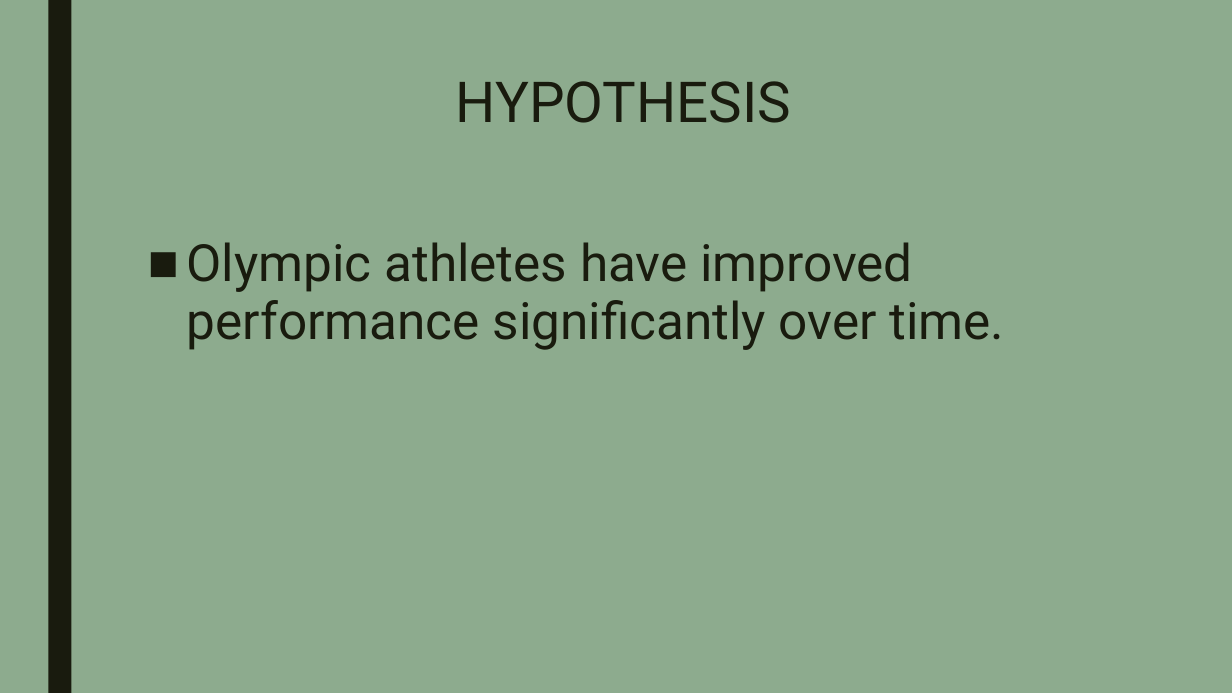
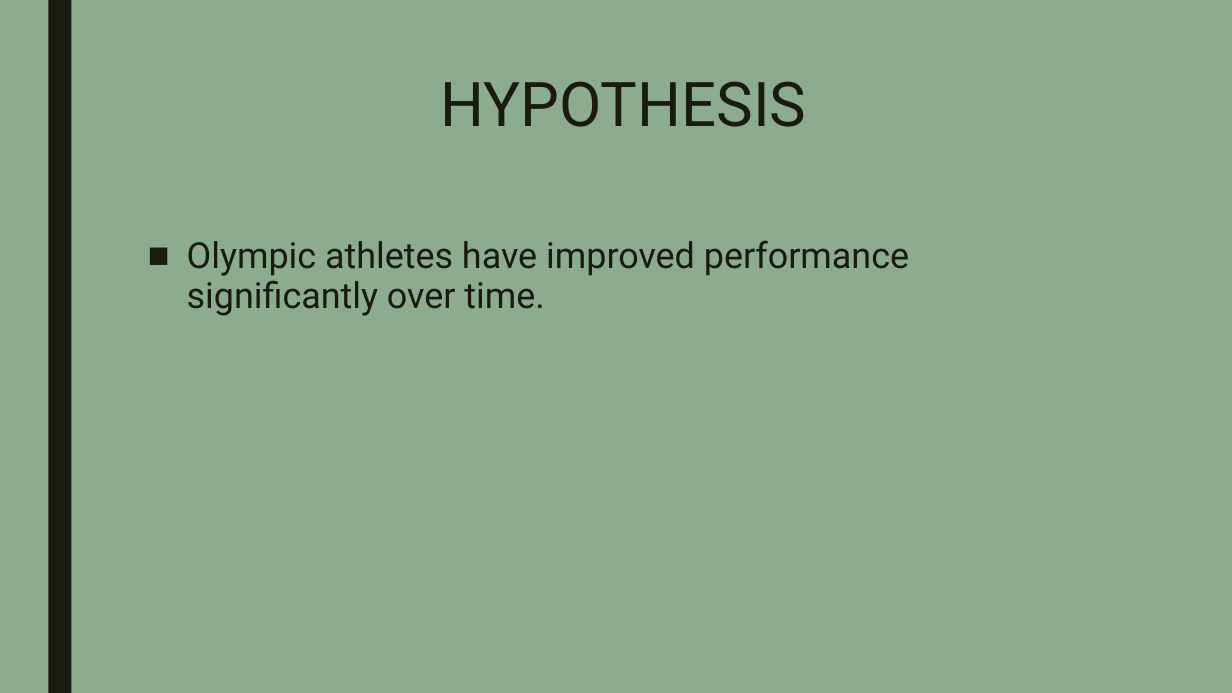
Before and after one commit to dstagner63/Project1, a slide deck: slide 3 of PROJECT 1 - Presentation.pptx. Drawn at 1232x693 pixels with LibreOffice and Linux fonts; fonts in the diff are those of the drawing. Boxes give left, top, right and bottom in pixels: in the first picture for what was removed or moved away, otherwise in the second. Text is boxed around its words. In the diff, an @@ line names an element or a change of style, - is before the commit and + after.

```diff
--- a/PROJECT 1 - Presentation.pptx
+++ b/PROJECT 1 - Presentation.pptx
@@ title "HYPOTHESIS" at [441,81,807,127]: size 44 to 48 pt @@
@@ text "Olympic athletes have improved performance ..." at [187,240,909,316]: size 40 to 28 pt @@
```
Also in this commit, not shown: 7 other slides changed, 5 slides added.
